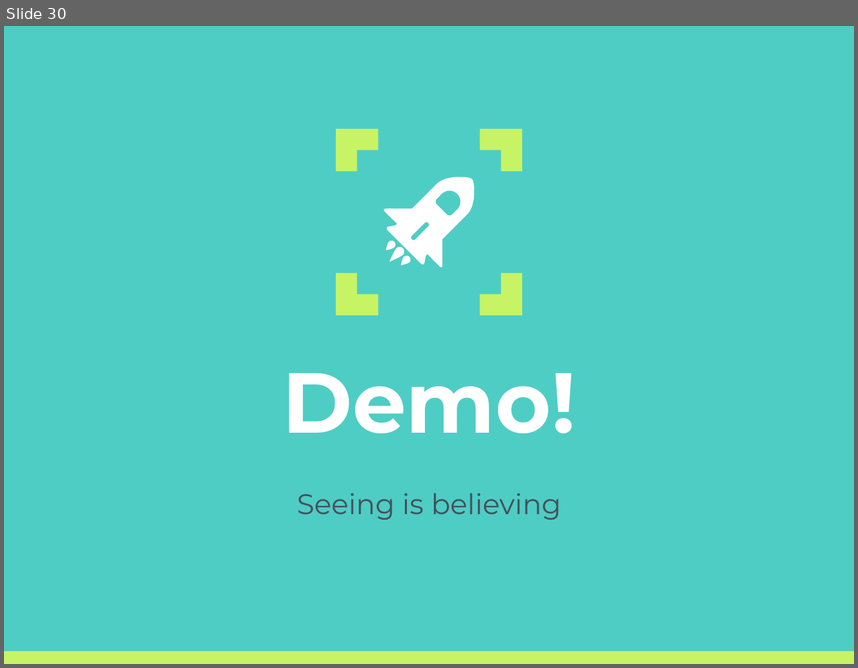
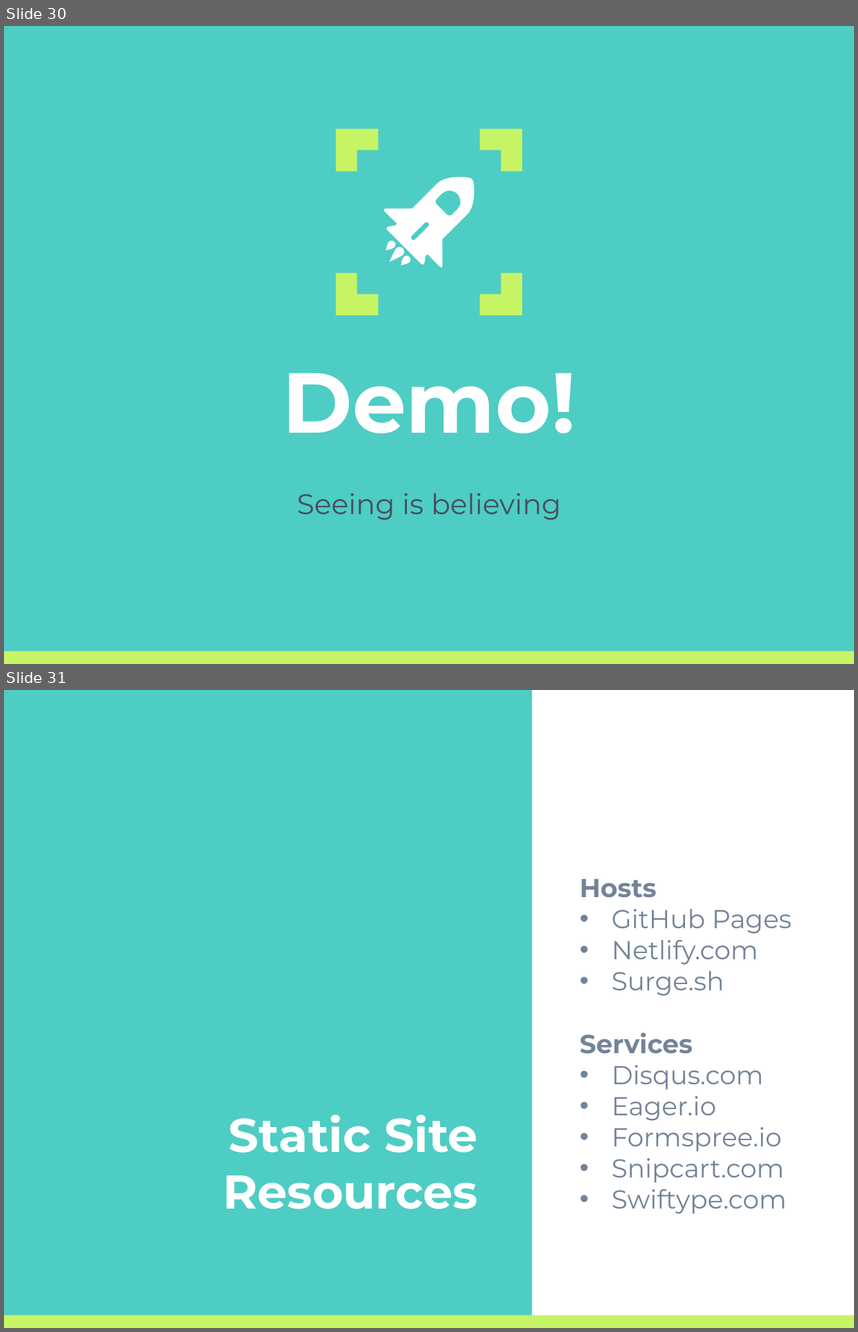
Before and after one commit to daveaglick/Presentations, a slide deck: Unboxed/CuttingThroughTheStatic.pptx. Shown one above the other, each under a label of ours: slide 30 before the commit, slides 30 and 31 after it. The pictures are 858x668 and 858x1332 pixels, drawn with LibreOffice and Linux fonts; fonts in the diff are those of the drawing. Boxes give left, top, right and bottom in pixels: in the first picture for what was removed or moved away, otherwise in the second. Text is boxed around its words. In the diff, an @@ line names an element or a change of style, - is before the commit and + after.

Commit message:
Resources and wrap-up slide

```diff
--- a/Unboxed/CuttingThroughTheStatic.pptx
+++ b/Unboxed/CuttingThroughTheStatic.pptx
@@ slide 31 added at <box>4,690,854,1328</box>, background #4ECDC4; not listed: 1 template element that a slide beside it also shows @@
@@ rectangle added at <box>532,690,854,1328</box>, fill #FFFFFF @@
@@ subtitle added at <box>579,878,791,1214</box>, 22 pt, text #738498 @@
+Hosts
+• GitHub Pages
+• Netlify.com
+• Surge.sh
+Services
+• Disqus.com
+• Eager.io
+• Formspree.io
+• Snipcart.com
+• Swiftype.com
@@ title added at <box>223,1114,478,1209</box>, 40 pt, text #FFFFFF, bold @@
+Static Site Resources
```
Also in this commit, not shown: 1 other slide added.
